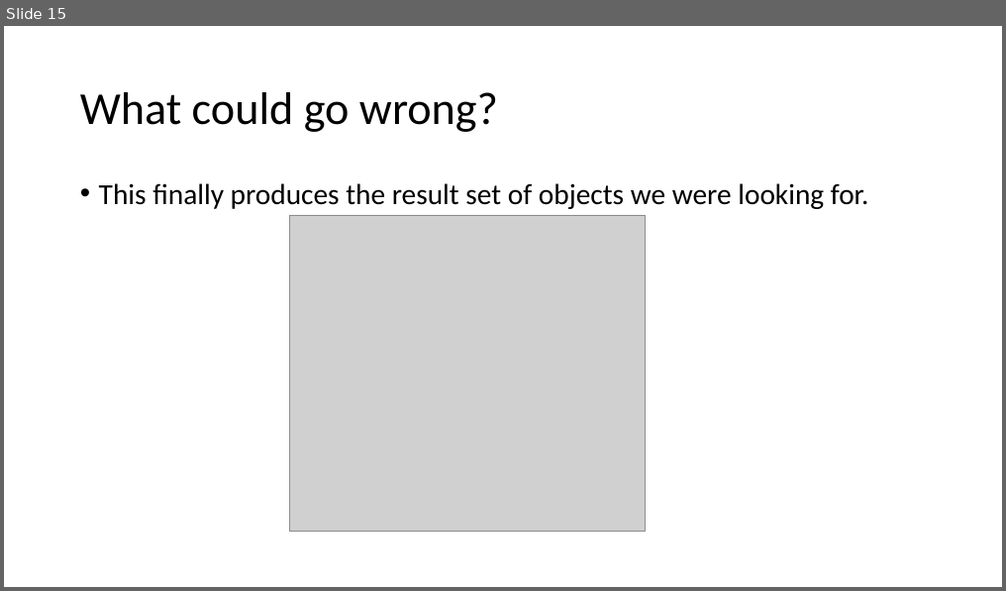
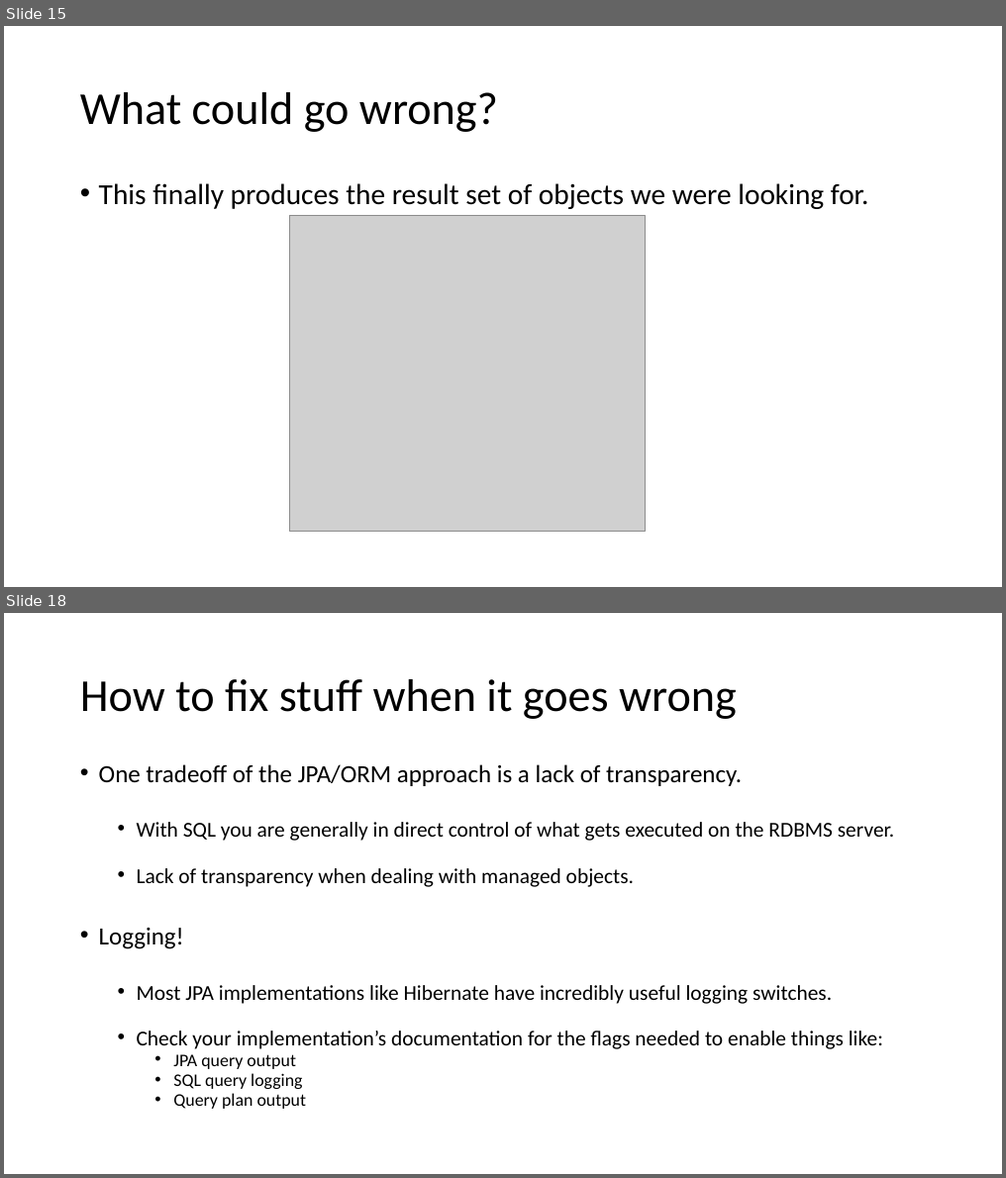
Before and after one commit to sfaria/jpa-demo, a slide deck: JPA-JPQL Query Performance.pptx. Shown one above the other, each under a label of ours: slide 15 before the commit, slides 15 and 18 after it; the slides between them are not shown. The pictures are 1006x591 and 1006x1178 pixels, drawn with LibreOffice and Linux fonts; fonts in the diff are those of the drawing; grey boxes stand for pictures. Boxes give left, top, right and bottom in pixels: in the first picture for what was removed or moved away, otherwise in the second. Text is boxed around its words. In the diff, an @@ line names an element or a change of style, - is before the commit and + after.

```diff
--- a/JPA-JPQL Query Performance.pptx
+++ b/JPA-JPQL Query Performance.pptx
@@ slide 18 added at box(4, 613, 1002, 1174), background #FFFFFF @@
@@ title added at box(80, 679, 737, 719), 44 pt, text #000000 @@
+How to fix stuff when it goes wrong
@@ text added at box(99, 764, 895, 1109), 20.4 pt, text #000000 @@
+• One tradeoff of the JPA/ORM approach is a lack of transparency.
+  • With SQL you are generally in direct control of what gets executed on the RDBMS server.
+  • Lack of transparency when dealing with managed objects.
+• Logging!
+  • Most JPA implementations like Hibernate have incredibly useful logging switches.
+  • Check your implementation’s documentation for the flags needed to enable things like:
+    • JPA query output
+    • SQL query logging
+    • Query plan output
```
Also in this commit, not shown: 1 slide changed, 2 other slides added.
